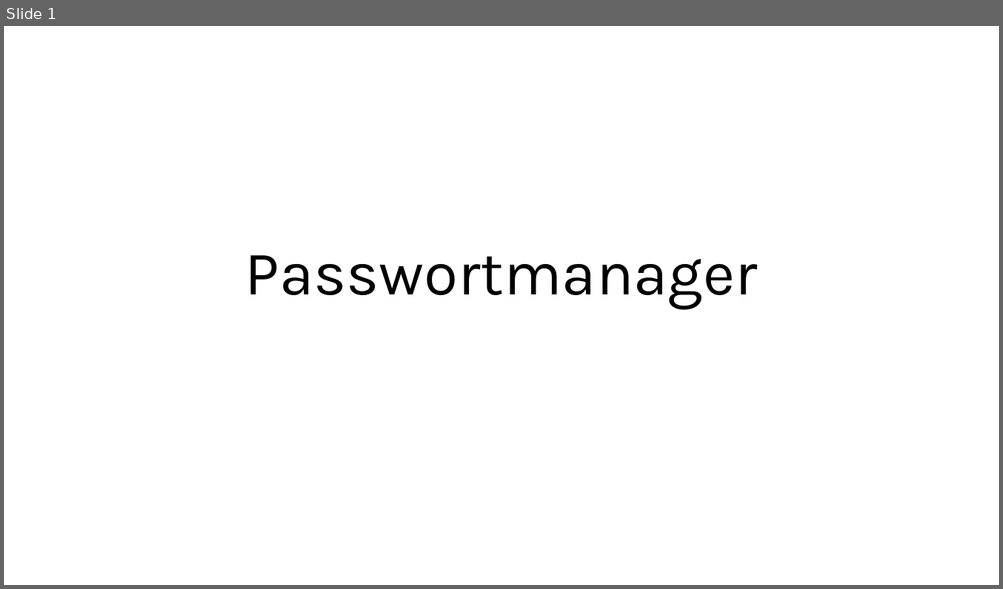
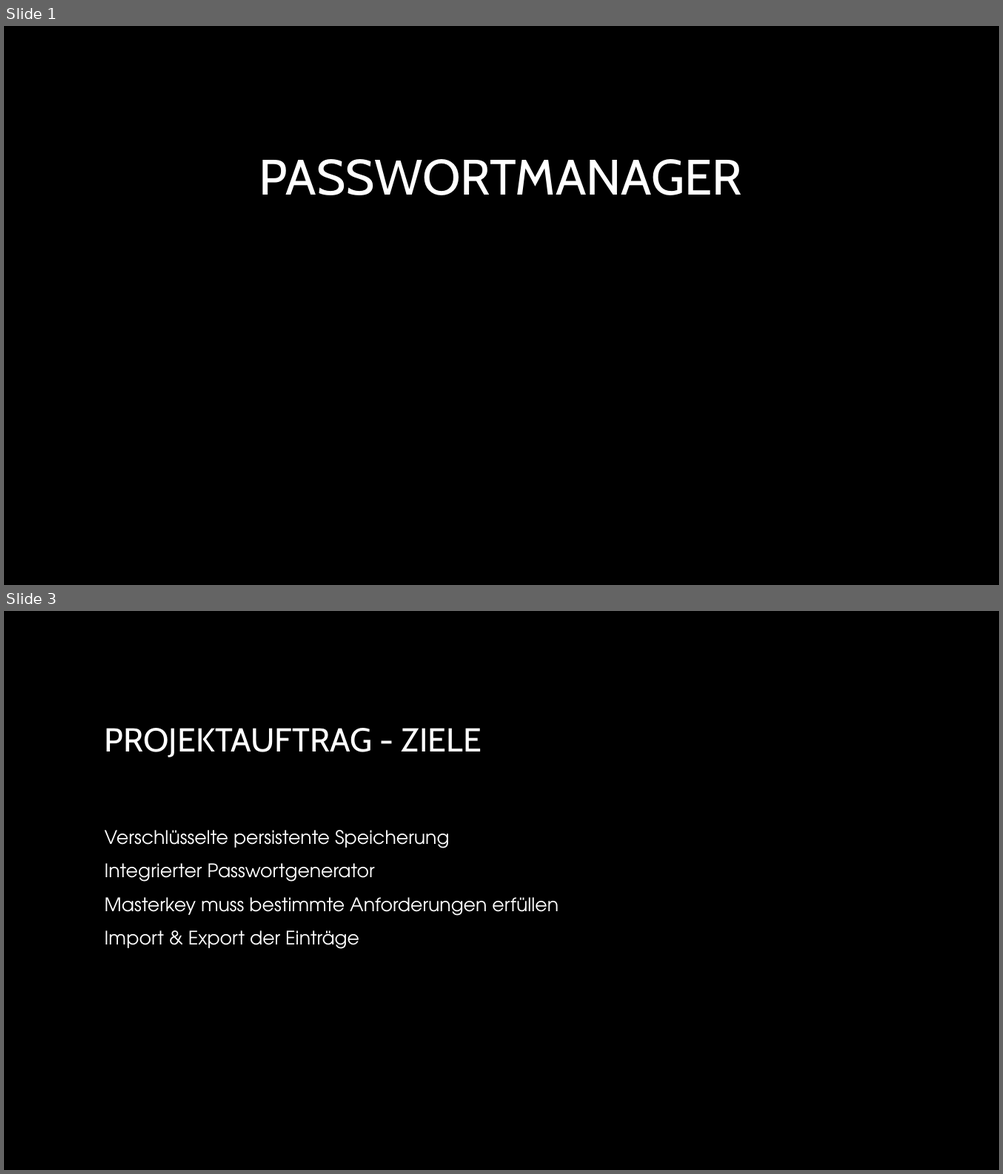
Before and after one commit to NebelNite/Passwortmanager, a slide deck: Passwortmanager.pptx. Shown one above the other, each under a label of ours: slide 1 before the commit, slides 1 and 3 after it; the slides between them are not shown. The pictures are 1003x589 and 1003x1174 pixels, drawn with LibreOffice and Linux fonts; fonts in the diff are those of the drawing; background and template pictures are left out. Boxes give left, top, right and bottom in pixels: in the first picture for what was removed or moved away, otherwise in the second. Text is boxed around its words. In the diff, an @@ line names an element or a change of style, - is before the commit and + after.

```diff
--- a/Passwortmanager.pptx
+++ b/Passwortmanager.pptx
@@ slide 3 added at (4, 611, 999, 1170), background picture (left out) @@
@@ title added at (105, 728, 481, 758), 32 pt, text gradient #FFFFFF to #A6A6A6 @@
+PROJEKTAUFTRAG - ZIELE
@@ text added at (105, 830, 558, 949), 18 pt, text #FFFFFF @@
+Verschlüsselte persistente Speicherung
+Integrierter Passwortgenerator
+Masterkey muss bestimmte Anforderungen erfüllen
+Import & Export der Einträge
@@ slide 1 changed as well @@
@@ background #FFFFFF to picture (left out) @@
@@ title at (259, 159, 742, 195): text changed; size 60 to 48 pt; font Karla to Cabin; text colour #000000 to gradient #FFFFFF to #A6A6A6 @@
-Passwortmanager
+PASSWORTMANAGER
```
Also in this commit, not shown: 8 other slides changed, 2 other slides added, 2 slides removed.
